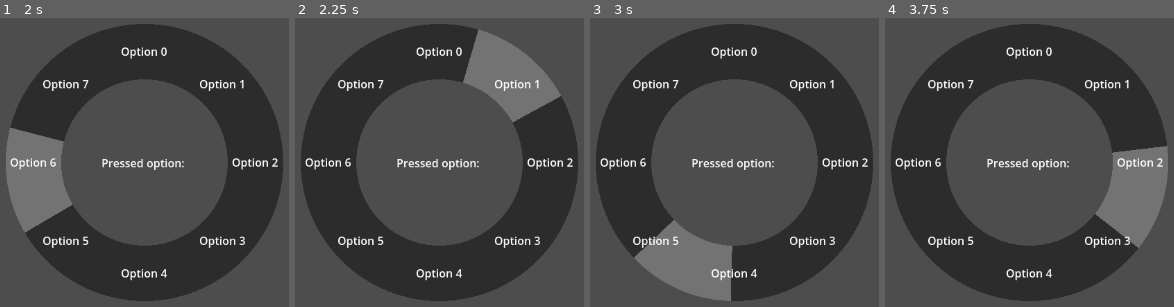
Above: before the commit, frames 1-4 (left to right).
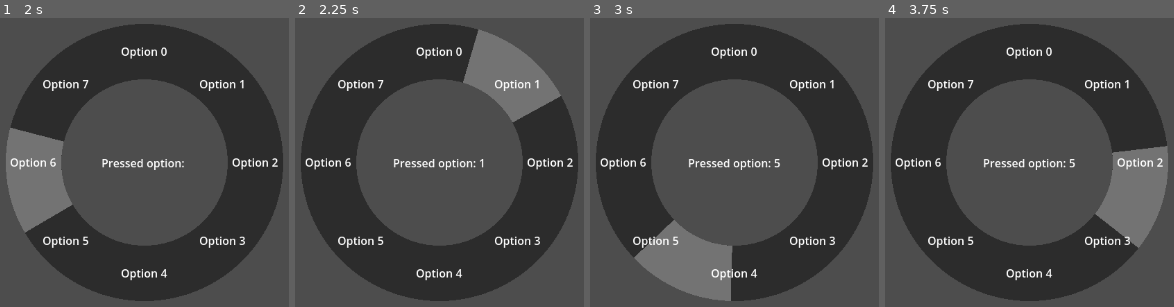
Above: after the commit, the same moments.

Repository: dwlee0802/SimpleRadialMenu
Game: Godot game, scene res://SimpleRadialMenuExample.tscn
Same seed, same stepped clock (60 frames per second), same inputs: the game is played once before the commit and once after it.
Inputs (mouse positions are in pixels of both pictures, inside the frame that each line leads up to):
- Up to frame 1 (2 s): tap Enter at 0.5 s; move the mouse to (outside the picture) at 0.52 s; click (outside the picture) at 0.67 s; tap Space at 1.25 s; move the mouse to (outside the picture) at 1.27 s; click (outside the picture) at 1.42 s
- Up to frame 2 (2.25 s): tap Enter at 2 s; move the mouse to (520, 64) at 2.02 s; click (520, 64) at 2.17 s
- Up to frame 3 (3 s): tap Space at 2.75 s; move the mouse to (694, 252) at 2.77 s; click (694, 252) at 2.92 s
- Up to frame 4 (3.75 s): tap Enter at 3.5 s; move the mouse to (outside the picture) at 3.52 s; click (outside the picture) at 3.67 s

Frame 1 is identical in both runs. In frame 2, 0.6% of the frame differs, in the area x 34-66%, y 48-53%; in frame 3, 0.6%; in frame 4, 0.6%.
Error before the commit: Invalid assignment of property or key 'text' with value of type 'String' on a base object of type 'null instance'. (res://SimpleRadialMenuExample.gd:6)

Commit message:
Fixed reference bug with test scene.

Diff:
--- a/SimpleRadialMenuExample.gd
+++ b/SimpleRadialMenuExample.gd
@@ -3,4 +3,4 @@
 
 func _on_radial_menu_pressed(index):
 	print("Option " + str(index))
-	$Label.text = "Pressed option: " + str(index)
+	$OutputLabel.text = "Pressed option: " + str(index)
--- a/SimpleRadialMenuExample.tscn
+++ b/SimpleRadialMenuExample.tscn
@@ -32,7 +32,6 @@
 thickness = 80.0
 bg_color = Color(0.172833, 0.172833, 0.172833, 1)
 cursor_color = Color(0.450648, 0.450648, 0.450648, 1)
-starting_point_angle = null
 polygon_pt_count = 100
 
 [node name="Label" type="Label" parent="RadialMenu"]
